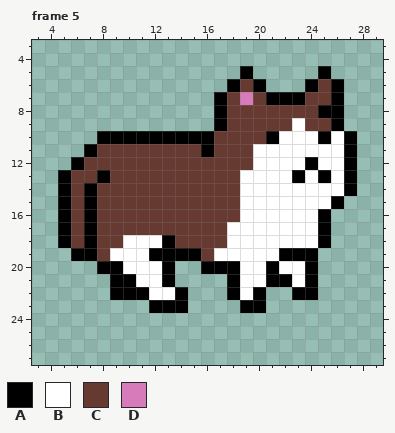
A pixel-art file gets an edit: CatAngler/assets/images/cat.aseprite. Above is the file before it was changed.
32x32 pixels, 7 frames. Shown: frame 5: x 3..29, y 3..27. The commit also changed other frames, which this record leaves out.
Palette (. is transparent): A #000000  B #ffffff  C #663931  D #d77bba
Pixels before, frame 5, first column x 5:
 5 ..............A.....A..
 6 .............ACA...ACA.
 7 ............ACDCAAACCA.
 8 ............ACCCCCCCAA.
 9 ............ACCCCCBCCA.
10 ...AAAAAAAAACCCCABBBABA
11 ..ACCCCCCCCACCCBBBBBBBA
12 .ACCCCCCCCCCCCCBBBBABBA
13 ACCACCCCCCCCCCBBBBABABA
14 ACACCCCCCCCCCCBBBBBBBBA
15 ACACCCCCCCCCCCBBBBBBBA.
16 ACACCCCCCCCCCCBBBBBBA..
17 ACACCCCCCCCCCBBBBBBBA..
18 ACACCBBBACCCCBBBBBBBA..
19 .AACBBBAAAACBBBBBAAA...
20 ...AABBBA..AAABBABBA...
21 ....AABBA....ABBAABA...
22 ....AAABBA...ABA..AA...
23 .......AAA....AA.......
New version:
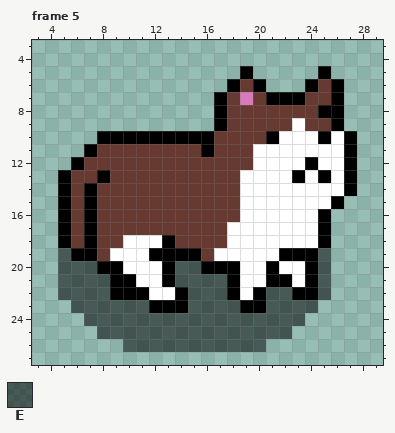
Colours new in this view: E #00000086
Diff:
layer "walk_sha" added
Changed rows in their new state; - is an unchanged pixel.
Frame 5, layer "walk_sha":
first column x 5:
19 E-------------------E
20 EEE------EE---------E
21 EEEE-----EEEE-------E
22 EEEE------EEE---EE--E
23 -EEEEEE---EEEE--EEEE-
24 --EEEEEEEEEEEEEEEEE--
25 ---EEEEEEEEEEEEEEE---
26 -----EEEEEEEEEEE-----
Boxes around the changes in both pictures, in picture pixels (x1, y1, x2, y2):
added: (58, 248, 331, 352)
